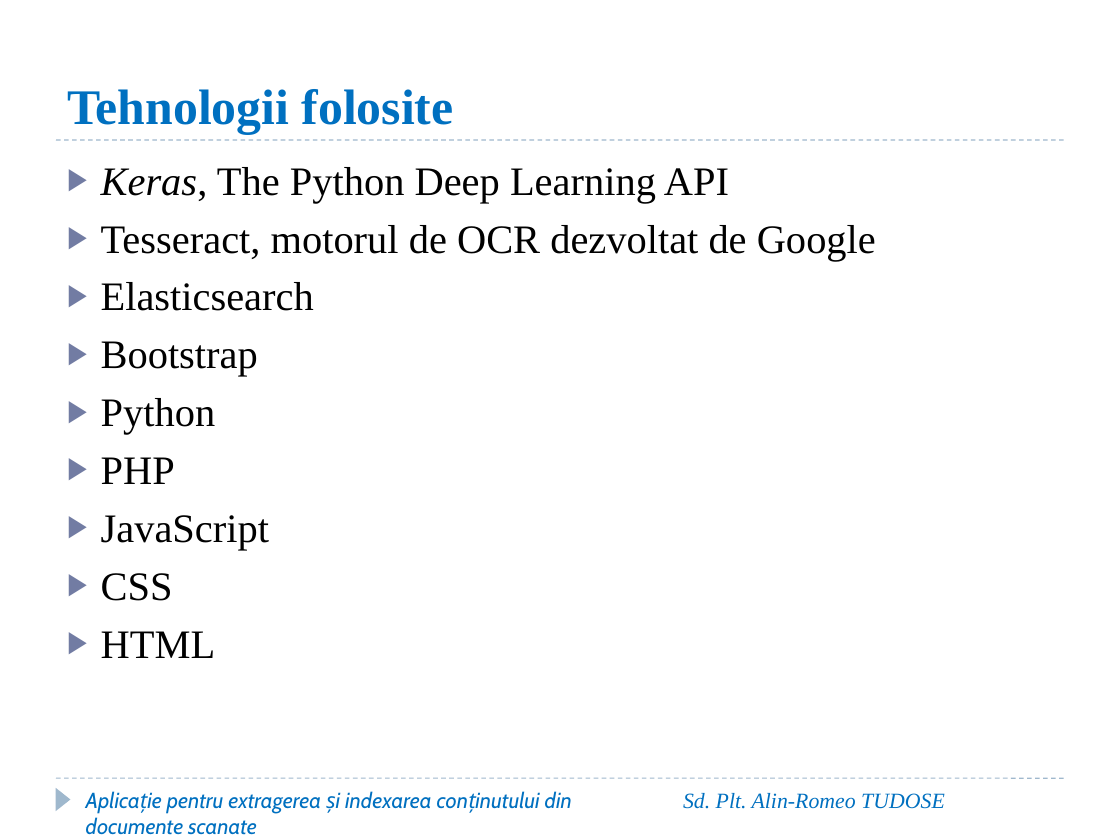
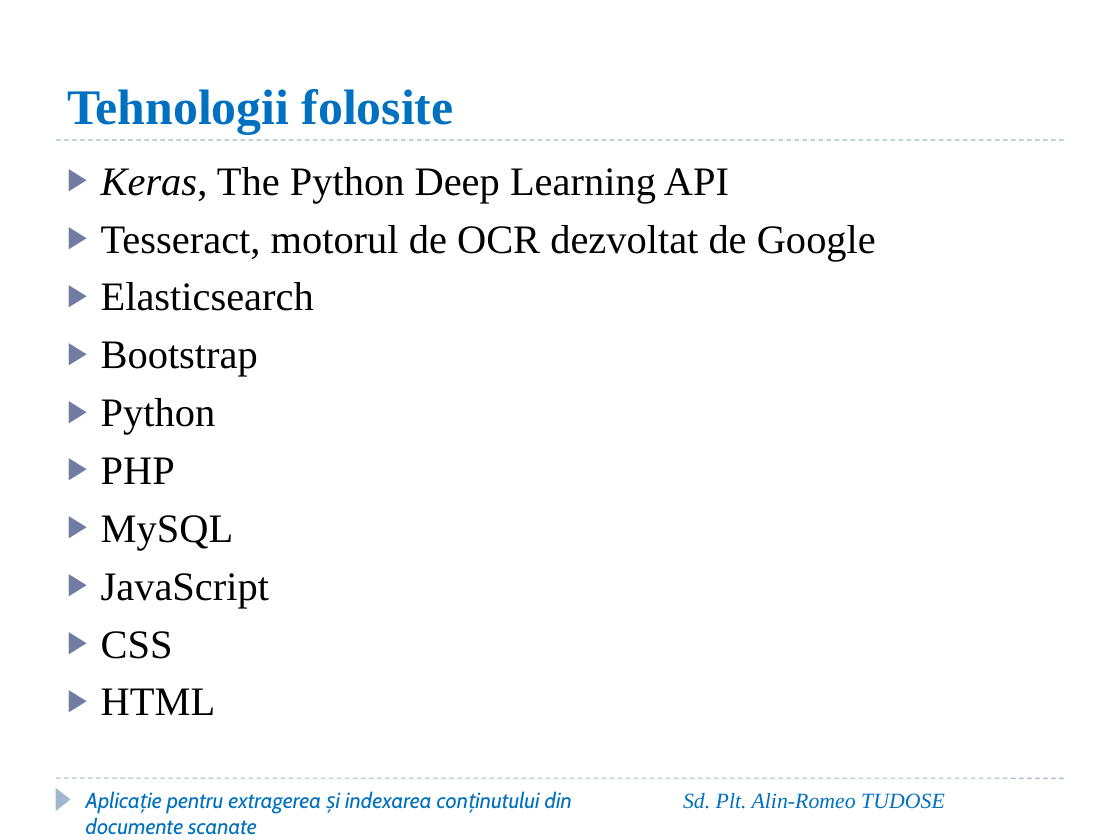
Before and after one commit to AlinTudose98/DocumentatieLicenta, a slide deck: slide 13 of Prezentare_Licenta_Tudose_Alin.pptx (slide 8 before the commit). Drawn at 1120x840 pixels with LibreOffice and Linux fonts; fonts in the diff are those of the drawing; background and template pictures are left out. Boxes give left, top, right and bottom in pixels: in the first picture for what was removed or moved away, otherwise in the second. Text is boxed around its words. In the diff, an @@ line names an element or a change of style, - is before the commit and + after.

```diff
--- a/Prezentare_Licenta_Tudose_Alin.pptx
+++ b/Prezentare_Licenta_Tudose_Alin.pptx
@@ text at box(101, 515, 234, 550): paragraph added @@
+▶ MySQL
```
Also in this commit, not shown: 3 other slides changed, 5 slides added.
